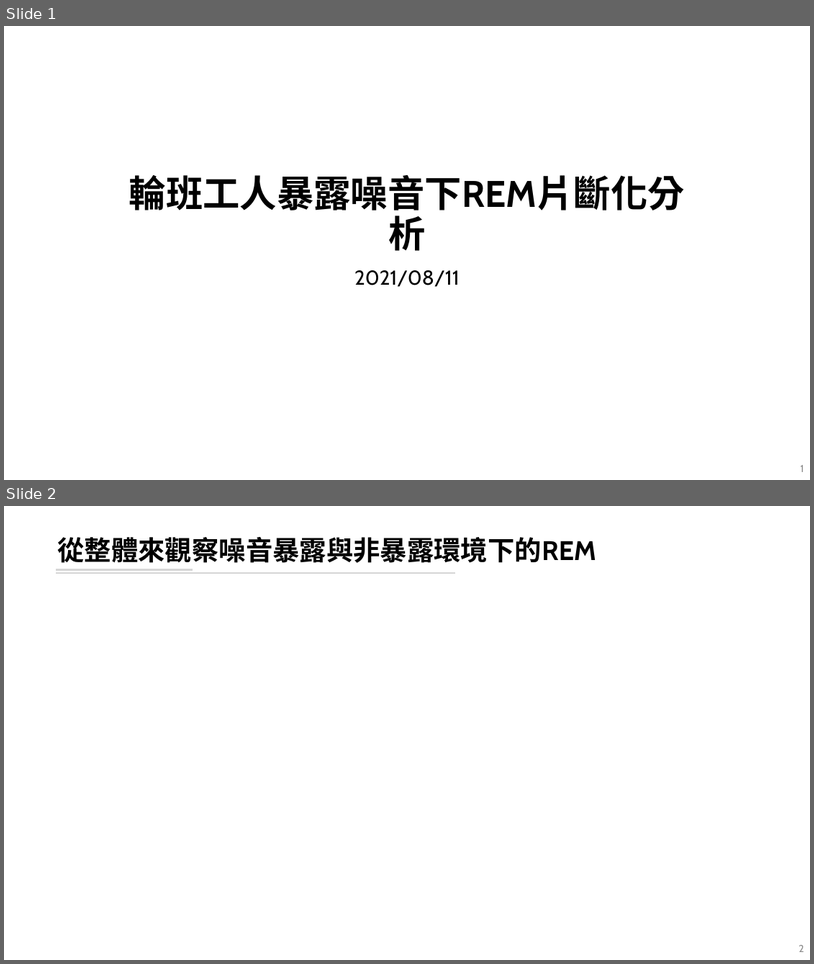
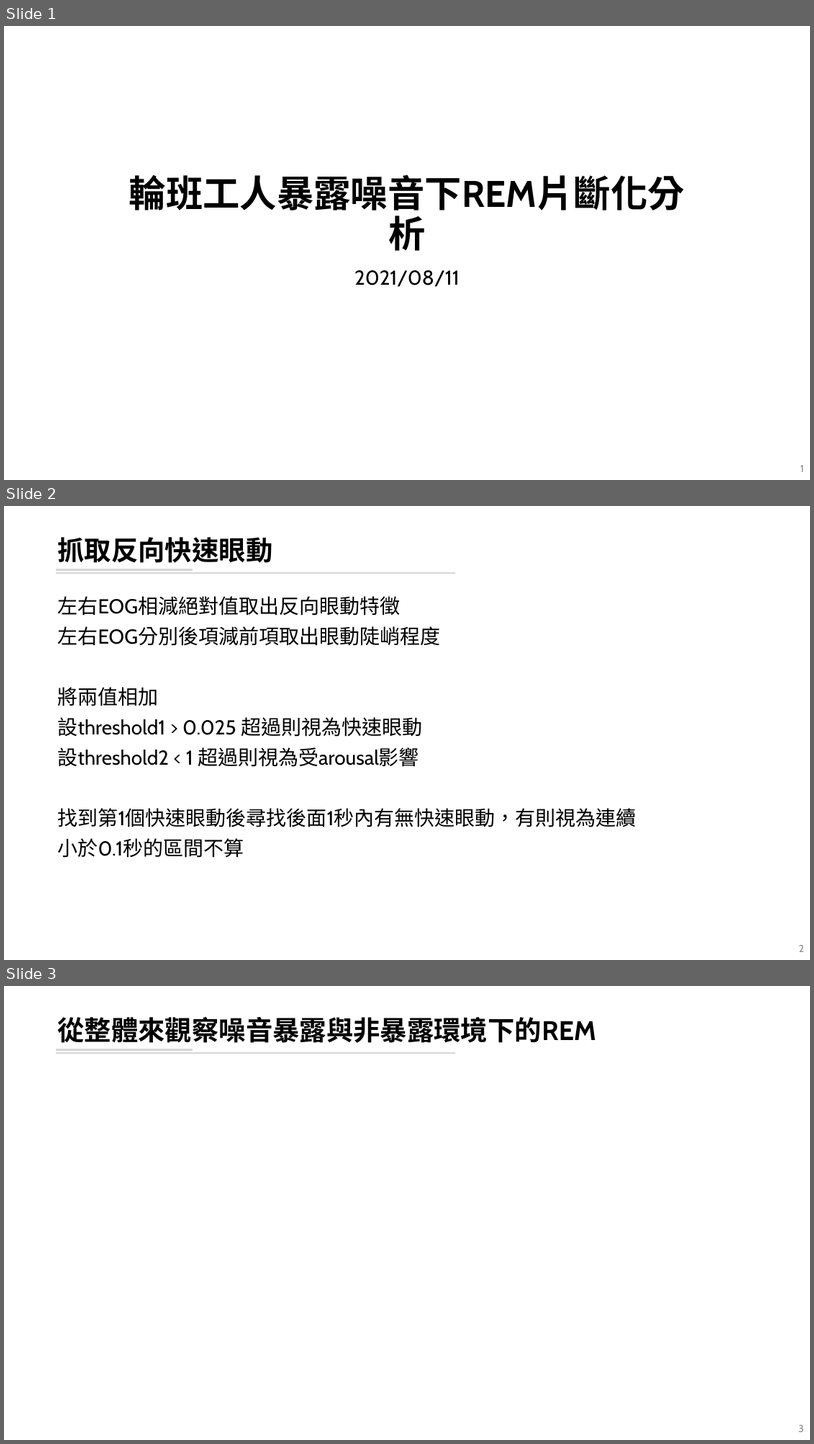
Before and after one commit to leooel97895750/REM_DataMining, a slide deck: 輪班工人暴露噪音下REM片斷化分析.pptx. Shown one above the other, each under a label of ours: slides 1 and 2 before the commit, slides 1, 2 and 3 after it. The pictures are 814x964 and 814x1444 pixels, drawn with LibreOffice and Linux fonts; fonts in the diff are those of the drawing; background and template pictures are left out. Boxes give left, top, right and bottom in pixels: in the first picture for what was removed or moved away, otherwise in the second. Text is boxed around its words. In the diff, an @@ line names an element or a change of style, - is before the commit and + after.

```diff
--- a/輪班工人暴露噪音下REM片斷化分析.pptx
+++ b/輪班工人暴露噪音下REM片斷化分析.pptx
@@ slide 2 added at <box>4,506,810,960</box>, background #FFFFFF; not listed: 2 template elements that a slide beside it also shows @@
@@ title added at <box>58,537,273,563</box>, 32 pt, text #000000, bold @@
+抓取反向快速眼動
@@ text added at <box>58,596,637,857</box>, 24 pt, text #000000 @@
+左右EOG相減絕對值取出反向眼動特徵
+左右EOG分別後項減前項取出眼動陡峭程度
+將兩值相加
+設threshold1 > 0.025 超過則視為快速眼動
+設threshold2 < 1 超過則視為受arousal影響
+找到第1個快速眼動後尋找後面1秒內有無快速眼動，有則視為連續
+小於0.1秒的區間不算
@@ page number added at <box>799,944,804,952</box>, 12 pt, text #8C8C8C @@
+2
@@ what was slide 2 is now slide 3 @@
@@ page number at <box>799,1424,805,1432</box>: text changed @@
-2
+3
```
Also in this commit, not shown: 1 other file.
